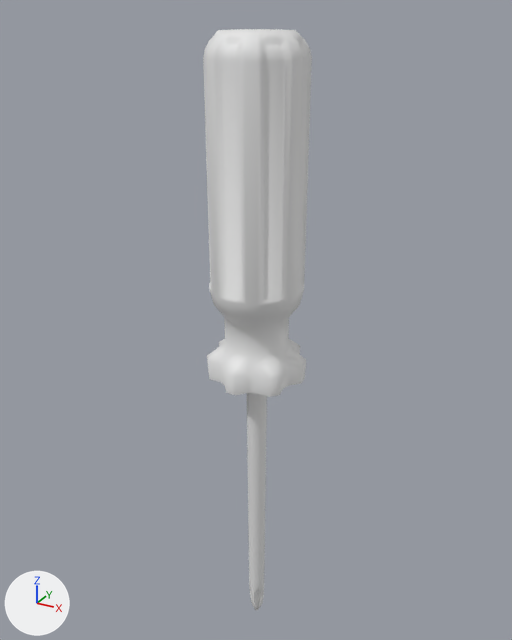
The FBX model Assets/Art/ScrewDriver.fbx as it was, and as the next commit left it.
Camera for both pictures: a 50 mm camera at (7.33, -13.07, 15.6) aimed at (-0.2, 0.63, 8.75). Every picture has the same lights, and +X, +Y and +Z are marked at lower left.
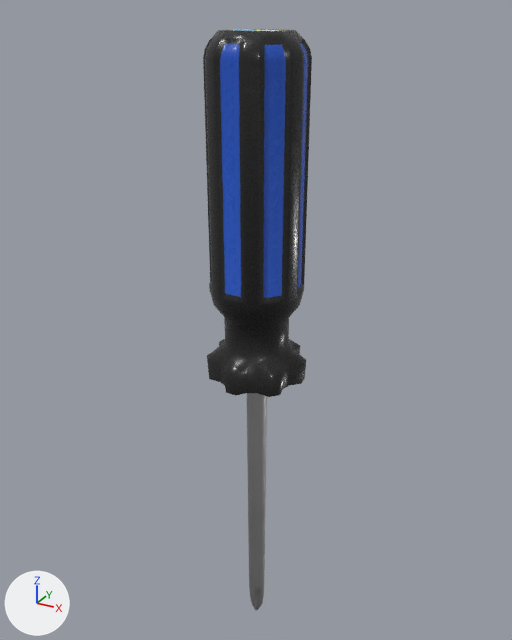
Edits to the bpy script that builds the scene:
```text
Add img_screwdriver_defaultmaterial_roughness_png:
    img_screwdriver_defaultmaterial_roughness_png = load_image('ScrewDriver_DefaultMaterial_Roughness.png', 'ScrewDriver textures/ScrewDriver_DefaultMaterial_Roughness.png', 1024, 1024, 'Non-Color')
Add img_screwdriver_defaultmaterial_normal_png:
    img_screwdriver_defaultmaterial_normal_png = load_image('ScrewDriver_DefaultMaterial_Normal.png', 'ScrewDriver textures/ScrewDriver_DefaultMaterial_Normal.png', 1024, 1024, 'Non-Color')
Add img_screwdriver_defaultmaterial_basecolor_png:
    img_screwdriver_defaultmaterial_basecolor_png = load_image('ScrewDriver_DefaultMaterial_BaseColor.png', 'ScrewDriver textures/ScrewDriver_DefaultMaterial_BaseColor.png', 1024, 1024, 'sRGB')
Add img_screwdriver_defaultmaterial_metallic_png:
    img_screwdriver_defaultmaterial_metallic_png = load_image('ScrewDriver_DefaultMaterial_Metallic.png', 'ScrewDriver textures/ScrewDriver_DefaultMaterial_Metallic.png', 1024, 1024, 'Non-Color')
Add mat_material:
    mat_material = bpy.data.materials.new('Material')
    # uses the picture img_screwdriver_defaultmaterial_basecolor_png
    # uses the picture img_screwdriver_defaultmaterial_metallic_png
    # uses the picture img_screwdriver_defaultmaterial_normal_png
    # uses the picture img_screwdriver_defaultmaterial_roughness_png
Change me_cylinder_000:
    where me_cylinder_000.from_pydata(...)  # 894 vertices, 875 faces; spans x -1.1..1.2, y -1.0..1.4, z 0.0..15.2
    add me_cylinder_000.materials.append(mat_material)
```

Where the change shows, as pixel boxes [x1, y1, x2, y2] in the pictures (512 x 640 px):
'Cylinder.005', recoloured
    both: [203, 29, 312, 610]
